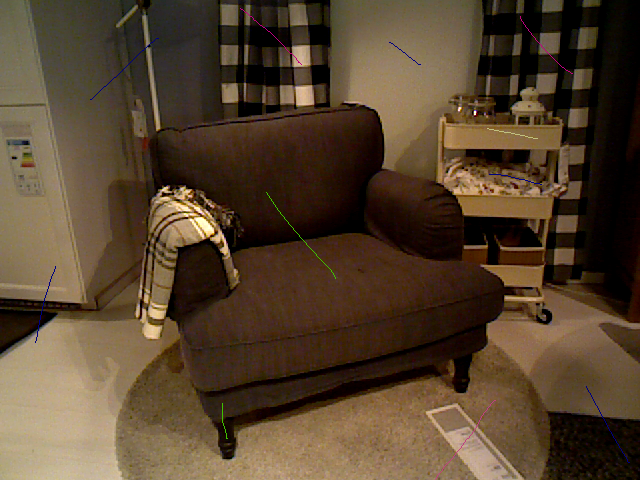
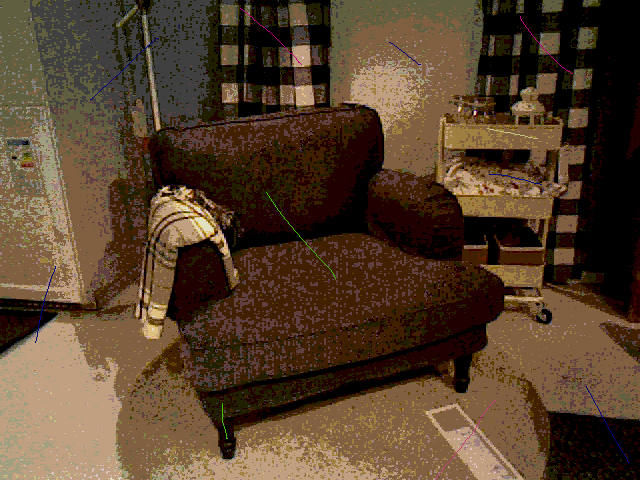
The second w=640, h=480 image is a revision of the first. Changes to its layers:
painted on "Layer #1" over [248, 91, 556, 242]
painted on "04.png" over [0, 0, 640, 480]
